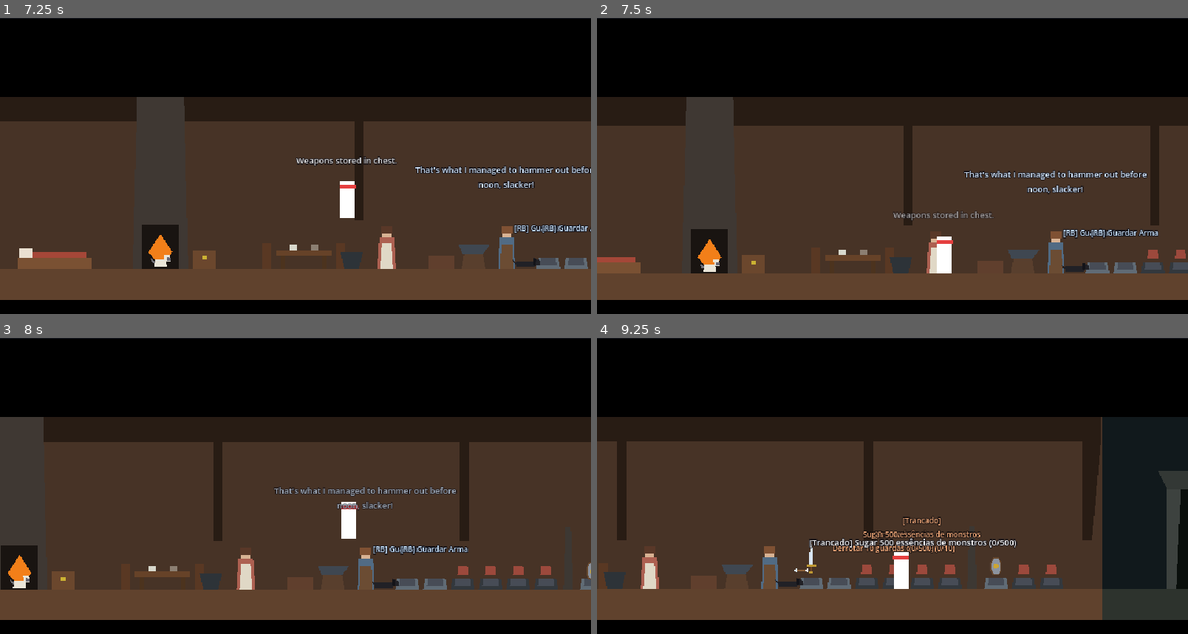
Above: before the commit, frames 1-4 (two rows, left to right).
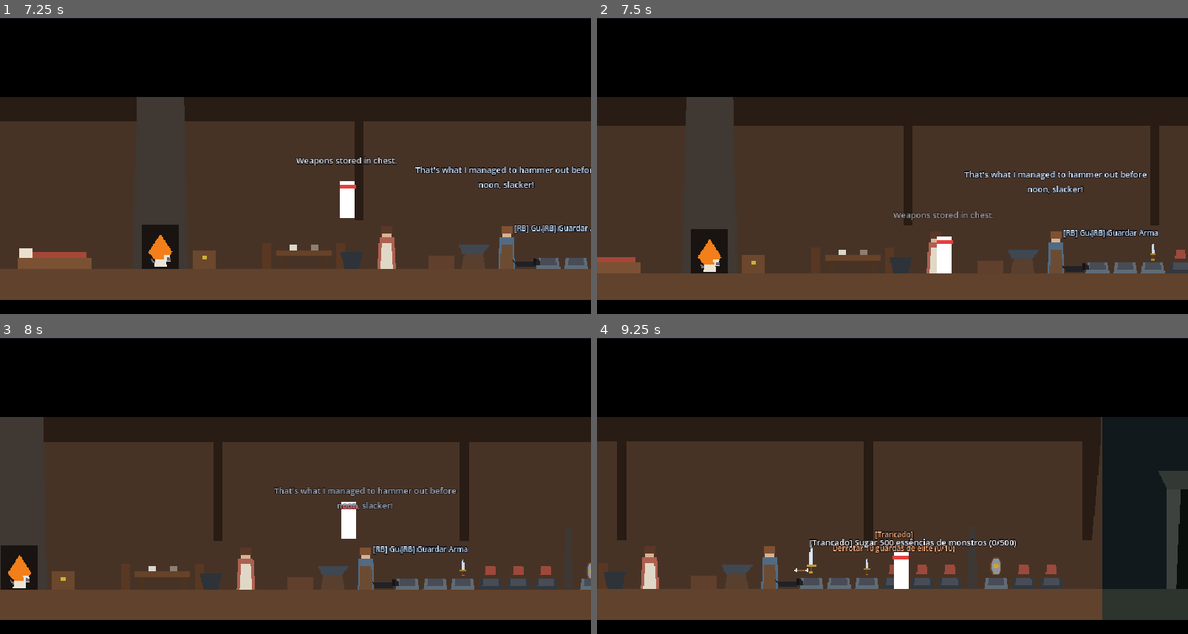
Above: after the commit, the same moments.

Repository: Theadrill/Godot-Roguelike-Prototype
Game: Godot game, scene res://src/world/hub/family_house.tscn
Two runs of this game, one before a commit and one after it. Both use one fixed random seed, a clock stepped at 60 frames per second and the inputs below.
Inputs (mouse positions are in pixels of both pictures, inside the frame that each line leads up to):
- Up to frame 1 (7.25 s): tap Enter (ui_accept) at 0.5 s; move the mouse to (395, 251) at 0.52 s; hold E (interact) 0.53-1.28 s; hold D (move_right) 0.53-2 s; click (395, 251) at 0.67 s; tap Space (jump) at 0.77, 1.52, 3.77, 4.52, 5.27, 6.77 s; move the mouse to (520, 251) at 1.27 s; click (520, 251) at 1.35 s; tap E (interact) at 1.55, 3.05, 3.8, 5.3, 6.8 s; click "X" at 2 s; move the mouse to (561, 251) at 2.77 s; hold Right mouse button (defend) 2.78-3.53 s; hold A (move_left) 2.78-5.03 s; click (561, 251) at 2.92 s; move the mouse to (585, 251) at 3.52 s; tap Q (heal) at 3.6 s; click (585, 251) at 3.67 s; move the mouse to (206, 260) at 4.27 s; hold E (interact) 4.28-5.03 s; click (206, 260) at 4.42 s; move the mouse to (425, 166) at 5.02 s; hold D (move_right) from 5.03 s (still down); tap Keypad 2 (look_down) at 5.1 s; move the mouse to (177, 201) at 5.77 s; hold E (interact) 5.78-6.53 s; tap Keypad 4 (look_left) at 5.85 s; click (177, 201) at 5.92 s; move the mouse to (354, 109) at 6.52 s; tap Keypad 6 (look_right) at 6.6 s
- Up to frame 2 (7.5 s): keep holding D (move_right); move the mouse to (862, 251) at 7.27 s; hold E (interact) from 7.28 s (still down); tap Keypad 8 (look_up) at 7.35 s
- Up to frame 3 (8 s): keep holding D (move_right); keep holding E (interact); tap Space (jump) at 7.52 s
- Up to frame 4 (9.25 s): move the mouse to (1057, 571) at 8.02 s; release E (interact) at 8.03 s; tap Shift (roll) at 8.1 s; click (1057, 571) at 8.17 s; tap Space (jump) at 8.27 s; tap E (interact) at 8.3, 9.05 s; move the mouse to (933, 571) at 8.77 s; release D (move_right) at 8.78 s; hold A (move_left) from 8.78 s (still down); hold 1 (swap_weapon) from 8.78 s (still down); click (933, 571) at 8.92 s

Frame 1 is identical in both runs. In frame 2, 0.1% of the frame differs, in the area x 92-97%, y 76-87%; in frame 3, 0.1%; in frame 4, 0.7%, in the area x 43-65%, y 60-85%.

Commit message:
feat(hub): evita sobreposicao de dicas nos pedestais e libera 3o pedestal para swap

Diff:
--- a/src/core/progression_manager.gd
+++ b/src/core/progression_manager.gd
@@ -107,7 +107,7 @@
 	match index:
 		0: return true # Espada Rústica inicial
 		1: return true # Arco Rústico liberado para testes de troca/equipamento
-		2: return bosses_defeated_list.size() >= 3
+		2: return true # Adagas Gêmeas liberadas para testes de troca (swap)
 		3: return elite_kills_count >= 10
 		4: return total_souls_collected >= 500
 		5: return kills_by_category.get(EnemyCategories.Category.ABOMINATION, 0) >= 50
@@ -117,7 +117,7 @@
 	match index:
 		0: return "Liberado (Espada Rústica)"
 		1: return "Liberado para testes (Arco Rústico)"
-		2: return "Derrotar 3 chefões diferentes (%d/3)" % bosses_defeated_list.size()
+		2: return "Liberado para testes (Adagas Gêmeas)"
 		3: return "Derrotar 10 guardas de elite (%d/10)" % elite_kills_count
 		4: return "Sugar 500 essências de monstros (%d/500)" % total_souls_collected
 		5: return "Derrotar 50 abominações do Caos (%d/50)" % kills_by_category.get(EnemyCategories.Category.ABOMINATION, 0)
--- a/src/world/hub/family_house.tscn
+++ b/src/world/hub/family_house.tscn
@@ -12,6 +12,7 @@
 [ext_resource type="Resource" path="res://src/entities/equipment/swords/weapon_sword_base.tres" id="10_sword"]
 [ext_resource type="Resource" path="res://src/entities/equipment/shields/shield_buckler_base.tres" id="11_buckler"]
 [ext_resource type="Resource" path="res://src/entities/equipment/bows/weapon_bow_base.tres" id="12_bow"]
+[ext_resource type="Resource" path="res://src/entities/equipment/daggers/weapon_dagger_base.tres" id="13_daggers"]
 
 [sub_resource type="ShaderMaterial" id="ShaderMaterial_portal"]
 shader = ExtResource("8_death_shader")
@@ -256,6 +257,7 @@
 [node name="Pedestal_Weapon_3" parent="Props/Pedestals" instance=ExtResource("9_pedestal")]
 position = Vector2(665, 288)
 pedestal_index = 2
+equipment_data = ExtResource("13_daggers")
 
 [node name="Pedestal_Weapon_4" parent="Props/Pedestals" instance=ExtResource("9_pedestal")]
 position = Vector2(695, 288)
--- a/src/world/hub/weapon_pedestal.gd
+++ b/src/world/hub/weapon_pedestal.gd
@@ -21,6 +21,9 @@
 var _original_item_y: float = -22.0
 var _custom_visual_instance: Node2D = null
 
+## Registro estático de todos os pedestais próximos para garantir foco exclusivo (sem sobreposição de rótulos)
+static var nearby_pedestals: Array[WeaponPedestal] = []
+
 func _ready() -> void:
 	if item_holder:
 		_original_item_y = item_holder.position.y
@@ -33,22 +36,72 @@
 
 	_refresh_pedestal_state()
 
+func _exit_tree() -> void:
+	nearby_pedestals.erase(self)
+
 func _process(delta: float) -> void:
 	# Flutuação suave mística do item desbloqueado sobre o pedestal
 	if item_holder and item_holder.visible:
 		var bob: float = sin(Time.get_ticks_msec() * 0.0035 + float(pedestal_index) * 0.8) * 2.5
 		item_holder.position.y = _original_item_y + bob
 
+	# Atualiza o pedestal mais próximo a cada quadro para que apenas um rótulo fique visível
+	if _is_player_near and not nearby_pedestals.is_empty() and nearby_pedestals[0] == self:
+		_update_pedestal_focus()
+
 func _on_body_entered(body: Node2D) -> void:
 	if body is Player or body.is_in_group("player"):
 		_is_player_near = true
 		_player_ref = body as Player
-		_show_hint(true)
+		if not nearby_pedestals.has(self):
+			nearby_pedestals.append(self)
+		_update_pedestal_focus()
 
 func _on_body_exited(body: Node2D) -> void:
 	if body is Player or body.is_in_group("player"):
 		_is_player_near = false
+		nearby_pedestals.erase(self)
 		_show_hint(false)
+		_update_pedestal_focus()
+
+static func _update_pedestal_focus() -> void:
+	if nearby_pedestals.is_empty():
+		return
+
+	var p_ref: Player = nearby_pedestals[0]._player_ref
+	if not p_ref or not is_instance_valid(p_ref):
+		p_ref = nearby_pedestals[0].get_tree().get_first_node_in_group("player") as Player
+	if not p_ref:
+		return
+
+	var px: float = p_ref.global_position.x
+	var closest: WeaponPedestal = null
+	var min_dist: float = 999999.0
+
+	for ped in nearby_pedestals:
+		if is_instance_valid(ped):
+			var d: float = absf(ped.global_position.x - px)
+			if d < min_dist:
+				min_dist = d
+				closest = ped
+
+	for ped in nearby_pedestals:
+		if is_instance_valid(ped):
+			if ped == closest:
+				ped._show_hint(true)
+			else:
+				ped._show_hint(false)
+
+func _is_current_closest() -> bool:
+	if not _player_ref or nearby_pedestals.is_empty():
+		return true
+	var px: float = _player_ref.global_position.x
+	var my_dist: float = absf(global_position.x - px)
+	for other in nearby_pedestals:
+		if is_instance_valid(other) and other != self:
+			if absf(other.global_position.x - px) < my_dist:
+				return false
+	return true
 
 func _on_input_event(_viewport: Node, event: InputEvent, _shape_idx: int) -> void:
 	if event is InputEventMouseButton and event.pressed and event.button_index == MOUSE_BUTTON_LEFT:
@@ -56,8 +109,9 @@
 
 func _unhandled_input(event: InputEvent) -> void:
 	if _is_player_near and event.is_action_pressed("interact"):
-		get_viewport().set_input_as_handled()
-		interact()
+		if _is_current_closest():
+			get_viewport().set_input_as_handled()
+			interact()
 
 func interact() -> void:
 	if not _player_ref:
@@ -220,7 +274,7 @@
 func _show_hint(show: bool) -> void:
 	if not info_label:
 		return
-	if not show:
+	if not show or not _is_current_closest():
 		info_label.visible = false
 		return
 
